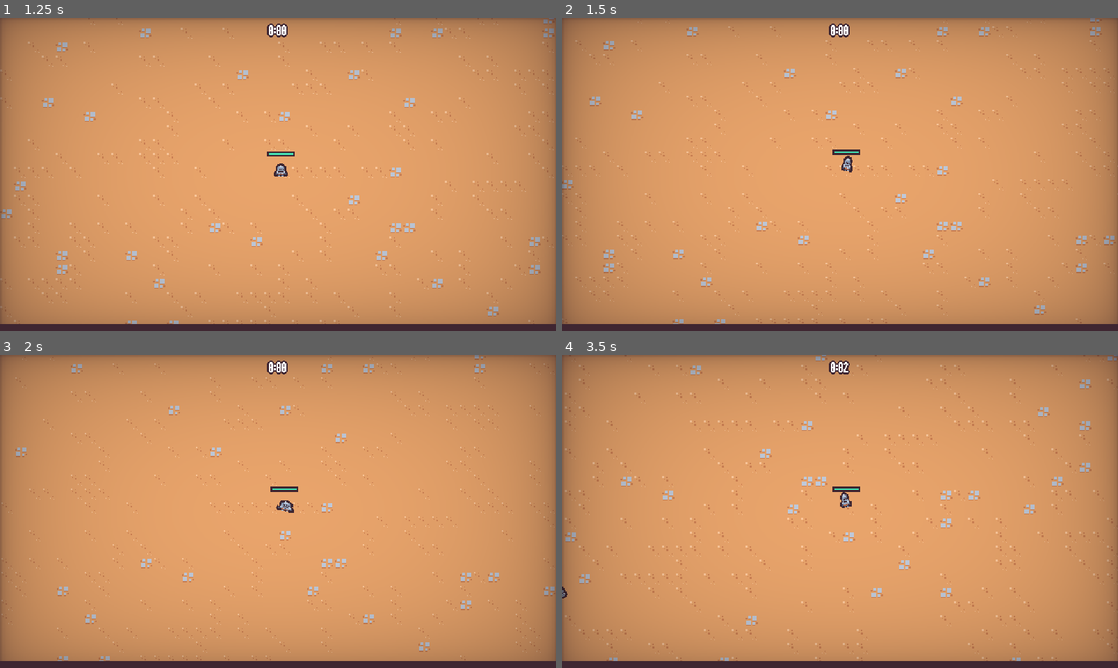
Above: before the commit, frames 1-4 (two rows, left to right).
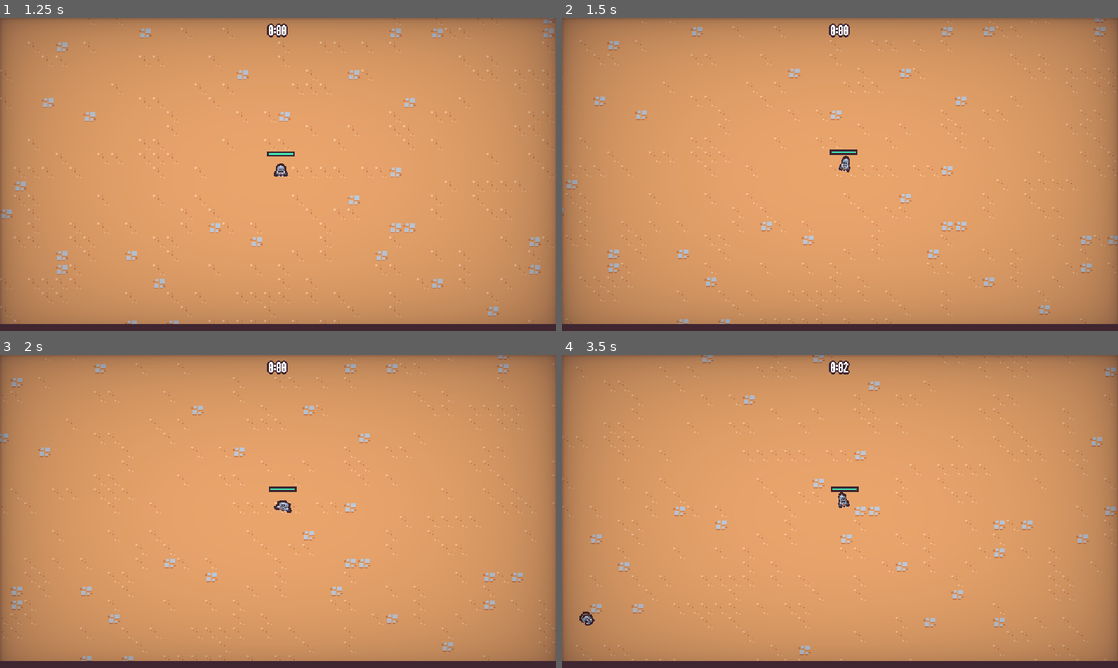
Above: after the commit, the same moments.

Repository: justknick/myFirst2DSurvivorsGame
Game: Godot game, scene res://scenes/ui/main_menu.tscn
Two runs of this game, one before a commit and one after it. Both use one fixed random seed, a clock stepped at 60 frames per second and the inputs below.
Inputs (mouse positions are in pixels of both pictures, inside the frame that each line leads up to):
- Up to frame 1 (1.25 s): click "Play" at 0.5 s
- Up to frame 2 (1.5 s): move the mouse to (962, 158) at 1.27 s; press the mouse at (962, 158) at 1.28 s; hold D (move_right) from 1.28 s (still down)
- Up to frame 3 (2 s): keep holding D (move_right)
- Up to frame 4 (3.5 s): move the mouse to (728, 527) at 2.02 s; release D (move_right) at 2.03 s; release the mouse at (728, 527) at 2.03 s; hold S (move_down) 2.03-2.78 s; click (728, 527) at 2.1 s; move the mouse to (895, 442) at 2.77 s; press the mouse at (895, 442) at 2.78 s; hold D (move_right) from 2.78 s (still down)

Frame 1 is identical in both runs. In frame 2, 3.7% of the frame differs, in the area x 0-100%, y 0-98%; in frame 3, 3.9%; in frame 4, 4.6%.

Commit message:
Section 5.76 - Adding Another Enemy Type // created bat_enemy scene // updated enemy_manager scene (add bat to enemy table), wizard_enemy scene (updated stats), basic_enemy scene (updated stats), player scene (updated speed from 125 to 80)

Diff:
--- a/scenes/game_object/basic_enemy/basic_enemy.tscn
+++ b/scenes/game_object/basic_enemy/basic_enemy.tscn
@@ -104,7 +104,7 @@
 [node name="HealthComponent" parent="." instance=ExtResource("2_wk83u")]
 
 [node name="VialDropComponent" parent="." node_paths=PackedStringArray("health_component") instance=ExtResource("3_02ivx")]
-base_drop_percent = 0.4
+base_drop_percent = 0.35
 health_component = NodePath("../HealthComponent")
 
 [node name="VelocityComponent" parent="." instance=ExtResource("4_h82dq")]
--- /dev/null
+++ b/scenes/game_object/bat_enemy/bat_enemy.gd
@@ -0,0 +1,20 @@
+extends CharacterBody2D
+
+@onready var visuals = $Visuals
+@onready var velocity_component = $VelocityComponent
+@onready var hurt_box_component = $HurtBoxComponent
+
+
+
+func _ready():
+	hurt_box_component.hit.connect(on_hit)
+
+
+func _process(delta):
+	velocity_component.accelerate_to_player()
+	velocity_component.move(self)
+	velocity_component.get_facing_direction(visuals)
+
+
+func on_hit():
+	$RandomHitAudioStreamPlayer2D.play_random()
--- /dev/null
+++ b/scenes/game_object/bat_enemy/bat_enemy.tscn
@@ -0,0 +1,140 @@
+[gd_scene load_steps=22 format=3 uid="uid://co56pyifll717"]
+
+[ext_resource type="Script" path="res://scenes/game_object/bat_enemy/bat_enemy.gd" id="1_fbip3"]
+[ext_resource type="Script" path="res://scenes/component/health_component.gd" id="2_sin5p"]
+[ext_resource type="PackedScene" uid="uid://btuhlfwpjcp7w" path="res://scenes/component/vial_drop_component.tscn" id="3_33hw4"]
+[ext_resource type="PackedScene" uid="uid://cgfsgufsolyw8" path="res://scenes/component/velocity_component.tscn" id="4_t3fux"]
+[ext_resource type="PackedScene" uid="uid://ctjen3dauc853" path="res://scenes/component/hit_flash_component.tscn" id="5_44k3m"]
+[ext_resource type="Shader" path="res://scenes/component/hit_flash_component.gdshader" id="6_1fjff"]
+[ext_resource type="PackedScene" uid="uid://d1daf2xgbke5p" path="res://scenes/component/death_component.tscn" id="7_734gw"]
+[ext_resource type="PackedScene" uid="uid://lylwo0m455le" path="res://scenes/component/random_audio_stream_player_2d_hit.tscn" id="8_yaxt7"]
+[ext_resource type="AudioStream" uid="uid://bgeyvih8wdowg" path="res://assets/audio/hit/footstep_carpet_000.ogg" id="9_lon1w"]
+[ext_resource type="AudioStream" uid="uid://dv5ye8cjvlob5" path="res://assets/audio/hit/footstep_carpet_001.ogg" id="10_2f72j"]
+[ext_resource type="AudioStream" uid="uid://cxspeyobu85wy" path="res://assets/audio/hit/footstep_carpet_002.ogg" id="11_gl18s"]
+[ext_resource type="AudioStream" uid="uid://cu15pxfghk5yp" path="res://assets/audio/hit/footstep_carpet_003.ogg" id="12_qlxbf"]
+[ext_resource type="AudioStream" uid="uid://sn3rbjst6poi" path="res://assets/audio/hit/footstep_carpet_004.ogg" id="13_3eufr"]
+[ext_resource type="PackedScene" uid="uid://0f05iqla3h4m" path="res://scenes/component/hurtbox_component.tscn" id="14_s1gjb"]
+[ext_resource type="Texture2D" uid="uid://cv70jusd4x001" path="res://scenes/game_object/bat_enemy/bat_enemy.png" id="15_qvq4i"]
+
+[sub_resource type="Animation" id="Animation_qqdgv"]
+length = 0.001
+tracks/0/type = "value"
+tracks/0/imported = false
+tracks/0/enabled = true
+tracks/0/path = NodePath("Visuals/Sprite2D:position")
+tracks/0/interp = 1
+tracks/0/loop_wrap = true
+tracks/0/keys = {
+"times": PackedFloat32Array(0),
+"transitions": PackedFloat32Array(1),
+"update": 0,
+"values": [Vector2(0, 0)]
+}
+tracks/1/type = "value"
+tracks/1/imported = false
+tracks/1/enabled = true
+tracks/1/path = NodePath("Visuals/Sprite2D:rotation")
+tracks/1/interp = 1
+tracks/1/loop_wrap = true
+tracks/1/keys = {
+"times": PackedFloat32Array(0),
+"transitions": PackedFloat32Array(1),
+"update": 0,
+"values": [0.0]
+}
+
+[sub_resource type="Animation" id="Animation_fn0hv"]
+resource_name = "walk"
+length = 0.4
+loop_mode = 1
+step = 0.05
+tracks/0/type = "value"
+tracks/0/imported = false
+tracks/0/enabled = true
+tracks/0/path = NodePath("Visuals/Sprite2D:position")
+tracks/0/interp = 2
+tracks/0/loop_wrap = true
+tracks/0/keys = {
+"times": PackedFloat32Array(0, 0.05, 0.15, 0.25, 0.35),
+"transitions": PackedFloat32Array(1, 1, 1, 1, 1),
+"update": 0,
+"values": [Vector2(0, -8), Vector2(0, -10), Vector2(0, -7), Vector2(0, -9), Vector2(0, -6)]
+}
+tracks/1/type = "value"
+tracks/1/imported = false
+tracks/1/enabled = true
+tracks/1/path = NodePath("Visuals/Sprite2D:rotation")
+tracks/1/interp = 2
+tracks/1/loop_wrap = true
+tracks/1/keys = {
+"times": PackedFloat32Array(0, 0.1, 0.3),
+"transitions": PackedFloat32Array(1.8025, 3.4822, 1),
+"update": 0,
+"values": [0.0, -0.174533, 0.261799]
+}
+
+[sub_resource type="AnimationLibrary" id="AnimationLibrary_rrbyj"]
+_data = {
+"RESET": SubResource("Animation_qqdgv"),
+"walk": SubResource("Animation_fn0hv")
+}
+
+[sub_resource type="ShaderMaterial" id="ShaderMaterial_aeume"]
+resource_local_to_scene = true
+shader = ExtResource("6_1fjff")
+shader_parameter/lerp_percent = 0.0
+
+[sub_resource type="CircleShape2D" id="CircleShape2D_lj1kv"]
+
+[sub_resource type="CircleShape2D" id="CircleShape2D_3seoc"]
+radius = 7.0
+
+[node name="BatEnemy" type="CharacterBody2D" groups=["enemy"]]
+collision_layer = 8
+collision_mask = 9
+script = ExtResource("1_fbip3")
+
+[node name="AnimationPlayer" type="AnimationPlayer" parent="."]
+autoplay = "walk"
+libraries = {
+"": SubResource("AnimationLibrary_rrbyj")
+}
+
+[node name="HealthComponent" type="Node" parent="."]
+script = ExtResource("2_sin5p")
+max_health = 30.0
+
+[node name="VialDropComponent" parent="." node_paths=PackedStringArray("health_component") instance=ExtResource("3_33hw4")]
+health_component = NodePath("../HealthComponent")
+
+[node name="VelocityComponent" parent="." instance=ExtResource("4_t3fux")]
+max_speed = 90
+acceleration = 0.75
+
+[node name="HitFlashComponent" parent="." node_paths=PackedStringArray("health_component", "sprite") instance=ExtResource("5_44k3m")]
+health_component = NodePath("../HealthComponent")
+sprite = NodePath("../Visuals/Sprite2D")
+hit_flash_material = SubResource("ShaderMaterial_aeume")
+
+[node name="DeathComponent" parent="." node_paths=PackedStringArray("health_component", "sprite") instance=ExtResource("7_734gw")]
+health_component = NodePath("../HealthComponent")
+sprite = NodePath("../Visuals/Sprite2D")
+
+[node name="RandomHitAudioStreamPlayer2D" parent="." instance=ExtResource("8_yaxt7")]
+streams = Array[AudioStream]([ExtResource("9_lon1w"), ExtResource("10_2f72j"), ExtResource("11_gl18s"), ExtResource("12_qlxbf"), ExtResource("13_3eufr")])
+
+[node name="HurtBoxComponent" parent="." node_paths=PackedStringArray("health_component") instance=ExtResource("14_s1gjb")]
+health_component = NodePath("../HealthComponent")
+
+[node name="CollisionShape2D" type="CollisionShape2D" parent="HurtBoxComponent"]
+position = Vector2(0, -8)
+shape = SubResource("CircleShape2D_lj1kv")
+
+[node name="Visuals" type="Node2D" parent="."]
+
+[node name="Sprite2D" type="Sprite2D" parent="Visuals"]
+texture = ExtResource("15_qvq4i")
+
+[node name="CollisionShape2D" type="CollisionShape2D" parent="."]
+position = Vector2(0, -8)
+shape = SubResource("CircleShape2D_3seoc")
--- a/scenes/game_object/player/player.tscn
+++ b/scenes/game_object/player/player.tscn
@@ -126,7 +126,7 @@
 }
 
 [node name="VelocityComponent" parent="." instance=ExtResource("2_fiute")]
-max_speed = 125
+max_speed = 80
 acceleration = 25.0
 
 [node name="HealthComponent" parent="." instance=ExtResource("2_m28nw")]
--- a/scenes/game_object/wizard_enemy/wizard_enemy.tscn
+++ b/scenes/game_object/wizard_enemy/wizard_enemy.tscn
@@ -142,10 +142,10 @@
 
 [node name="HealthComponent" type="Node" parent="."]
 script = ExtResource("1_4dk0t")
-max_health = 20.0
+max_health = 25.0
 
 [node name="VialDropComponent" parent="." node_paths=PackedStringArray("health_component") instance=ExtResource("3_p346o")]
-drop_percent = 0.5
+base_drop_percent = 0.4
 health_component = NodePath("../HealthComponent")
 
 [node name="VelocityComponent" parent="." instance=ExtResource("3_dtobq")]
--- a/scenes/manager/enemy_manager.gd
+++ b/scenes/manager/enemy_manager.gd
@@ -4,6 +4,7 @@
 
 @export var basic_enemy_scene: PackedScene
 @export var wizard_enemy_scene: PackedScene
+@export var bat_enemy_scene: PackedScene
 @export var arena_time_manager: Node
 
 @onready var timer = $Timer
@@ -15,6 +16,7 @@
 func _ready():
 	# add basic enemy to the enemy table
 	enemy_table.add_item(basic_enemy_scene, 10)
+
 	base_spawn_time = timer.wait_time
 	timer.timeout.connect(on_timer_timeout)
 	arena_time_manager.arena_difficulty_increased.connect(on_arena_difficulty_increased)
@@ -82,5 +84,9 @@
 	print("Time Reduced: ", time_reduce)
 	timer.wait_time = base_spawn_time - time_reduce
 
+	# 30 sec in, spawn wizard
 	if arena_difficulty == 6:
-		enemy_table.add_item(wizard_enemy_scene, 20)
+		enemy_table.add_item(wizard_enemy_scene, 13)
+	# 1 min, 30 sec in, spawn bat
+	elif arena_difficulty == 18:
+			enemy_table.add_item(bat_enemy_scene, 8)
--- a/scenes/manager/enemy_manager.tscn
+++ b/scenes/manager/enemy_manager.tscn
@@ -1,13 +1,15 @@
-[gd_scene load_steps=4 format=3 uid="uid://babtqlv04dulv"]
+[gd_scene load_steps=5 format=3 uid="uid://babtqlv04dulv"]
 
 [ext_resource type="Script" path="res://scenes/manager/enemy_manager.gd" id="1_d5l5f"]
 [ext_resource type="PackedScene" uid="uid://bu58ir6lj0mqd" path="res://scenes/game_object/wizard_enemy/wizard_enemy.tscn" id="2_l7ps4"]
 [ext_resource type="PackedScene" uid="uid://c5bhnsqay0rom" path="res://scenes/game_object/basic_enemy/basic_enemy.tscn" id="2_rjuk5"]
+[ext_resource type="PackedScene" uid="uid://co56pyifll717" path="res://scenes/game_object/bat_enemy/bat_enemy.tscn" id="4_5rg8d"]
 
 [node name="EnemyManager" type="Node"]
 script = ExtResource("1_d5l5f")
 basic_enemy_scene = ExtResource("2_rjuk5")
 wizard_enemy_scene = ExtResource("2_l7ps4")
+bat_enemy_scene = ExtResource("4_5rg8d")
 
 [node name="Timer" type="Timer" parent="."]
 one_shot = true
Not shown: 2 places in scenes/game_object/basic_enemy/basic_enemy.tscn that only renumber resources
Binary file added: scenes/game_object/bat_enemy/bat_enemy.png
Not shown, added: scenes/game_object/bat_enemy/bat_enemy.png.import
Not shown: 2 places in scenes/game_object/wizard_enemy/wizard_enemy.tscn that only renumber resources
